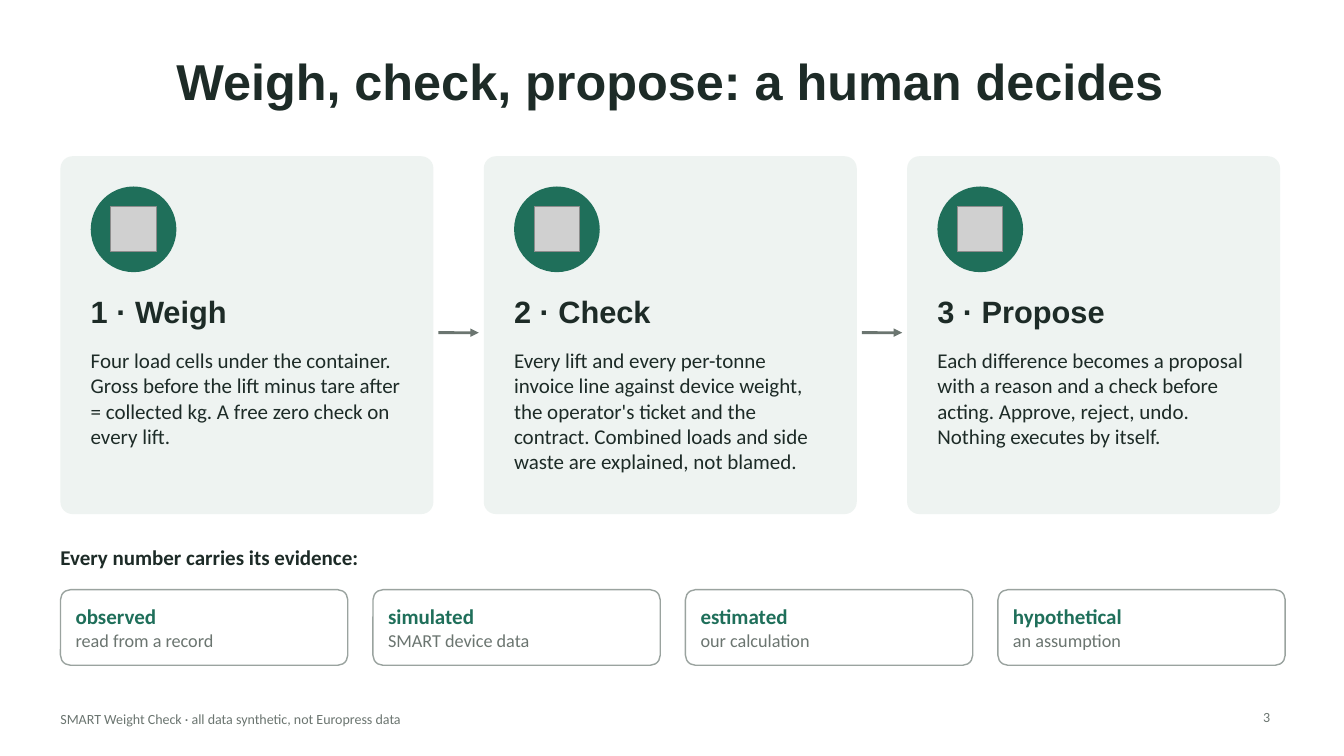
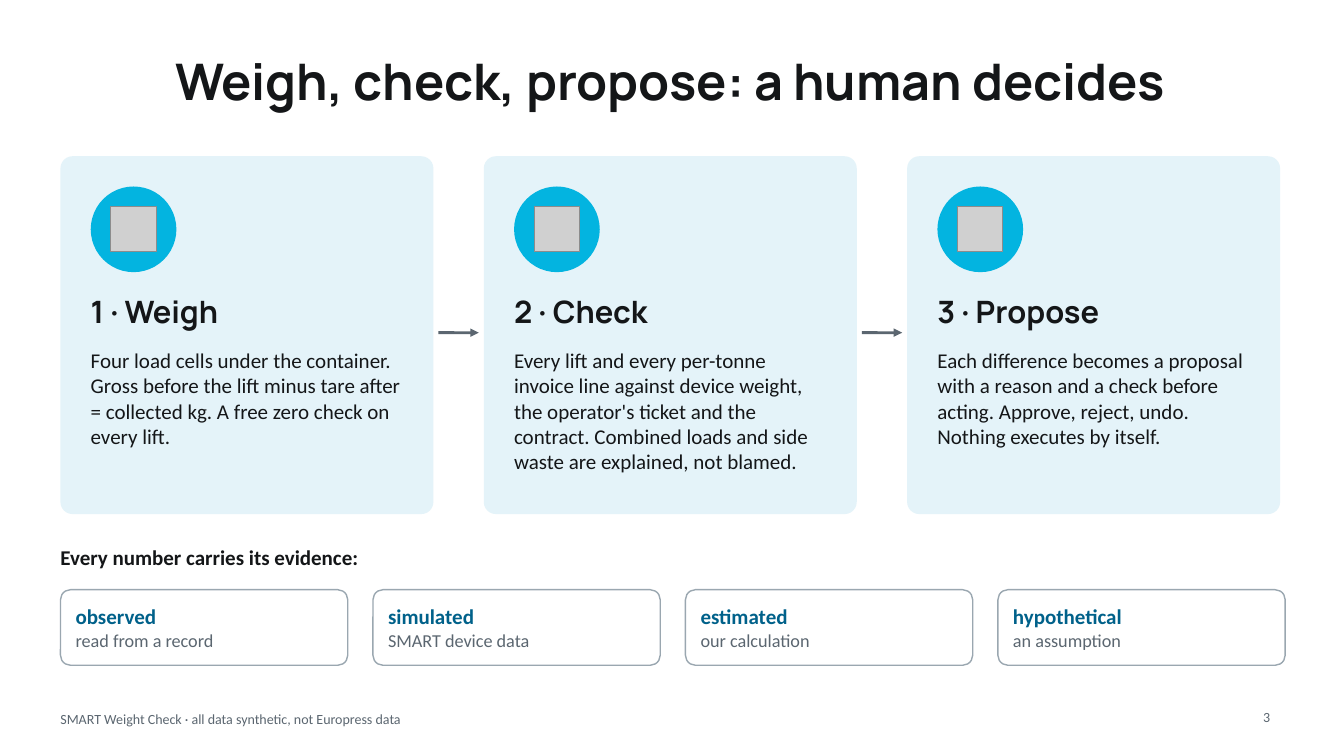
Before and after one commit to raceer22/SMART-Weight-Check, a slide deck: slide 3 of submission/pitch_deck.pptx. Drawn at 1344x756 pixels with LibreOffice and Linux fonts; fonts in the diff are those of the drawing; grey boxes stand for pictures. Boxes give left, top, right and bottom in pixels: in the first picture for what was removed or moved away, otherwise in the second. Text is boxed around its words. In the diff, an @@ line names an element or a change of style, - is before the commit and + after.

```diff
--- a/submission/pitch_deck.pptx
+++ b/submission/pitch_deck.pptx
@@ fill #EEF3F1 to #E4F3F9 in 3 elements at <box>60,156,434,514</box>, <box>484,156,857,514</box>, <box>907,156,1280,514</box> @@
@@ fill #1F6F5A to #03B4E0 in 3 elements at <box>91,187,176,272</box>, <box>514,187,600,272</box>, <box>938,187,1023,272</box> @@
@@ font Arial to Manrope, text colour #1D2B27 to #141618 in 4 elements at <box>175,63,1165,113</box>, <box>91,300,218,331</box>, <box>514,300,648,324</box>, <box>937,301,1099,331</box> @@
@@ arrow (439, 333) - (479, 333): stroke #6B7570 2 pt to #5B6670 2 pt @@
@@ arrow (862, 333) - (902, 333): stroke #6B7570 2 pt to #5B6670 2 pt @@
@@ text colour #1D2B27 to #141618 in 4 elements at <box>91,353,400,448</box>, <box>514,353,807,473</box>, <box>937,353,1243,448</box>, <box>60,550,358,569</box> @@
@@ text "observed" at <box>76,609,214,647</box>: text colour #1F6F5A to #00618A in "observed"; text colour #6B7570 to #5B6670 in "read from a record" @@
@@ text "simulated" at <box>388,609,530,647</box>: text colour #1F6F5A to #00618A in "simulated"; text colour #6B7570 to #5B6670 in "SMART device data" @@
@@ text "estimated" at <box>701,609,810,647</box>: text colour #1F6F5A to #00618A in "estimated"; text colour #6B7570 to #5B6670 in "our calculation" @@
@@ outline #9AA39F 1 pt to #9AA7B0 1 pt in 4 elements at <box>60,590,348,665</box>, <box>373,590,660,665</box>, <box>686,590,973,665</box>, <box>998,590,1286,665</box> @@
@@ text "hypothetical" at <box>1013,609,1122,650</box>: text colour #1F6F5A to #00618A in "hypothetical"; text colour #6B7570 to #5B6670 in "an assumption" @@
@@ text "SMART Weight Check · all ..." at <box>60,714,401,727</box>: text colour #6B7570 to #5B6670 @@
@@ page number at <box>1263,713,1270,722</box>: text colour #6B7570 to #5B6670 @@
```
Also in this commit, not shown: 11 other slides changed, 11 other files.
